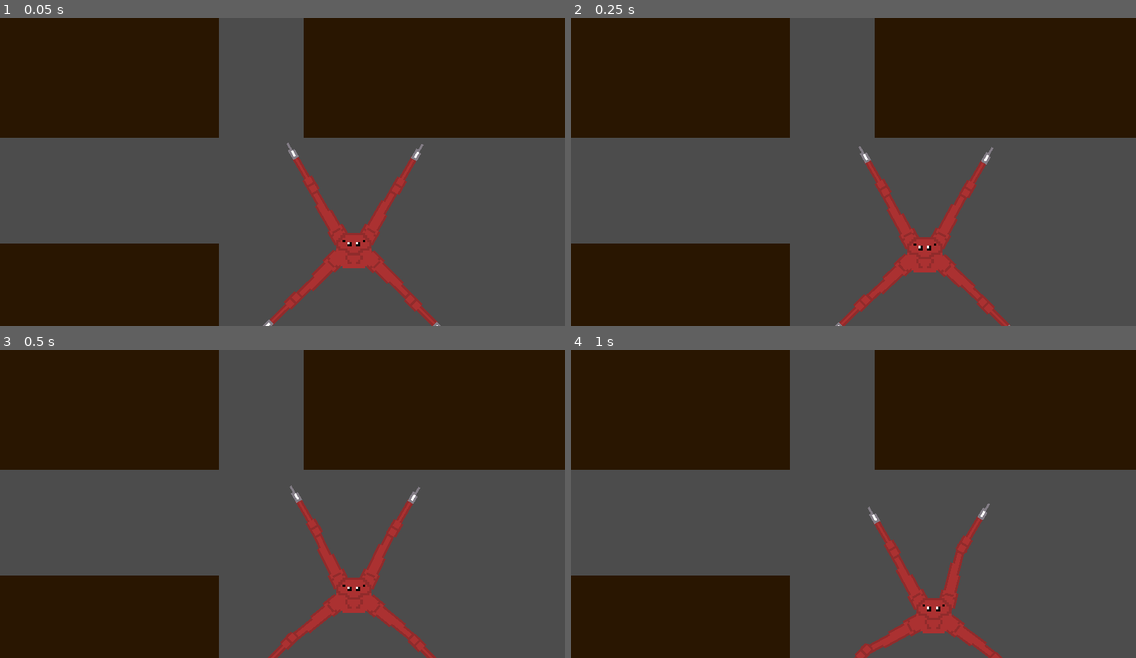
Above: before the commit, frames 1-4 (two rows, left to right).
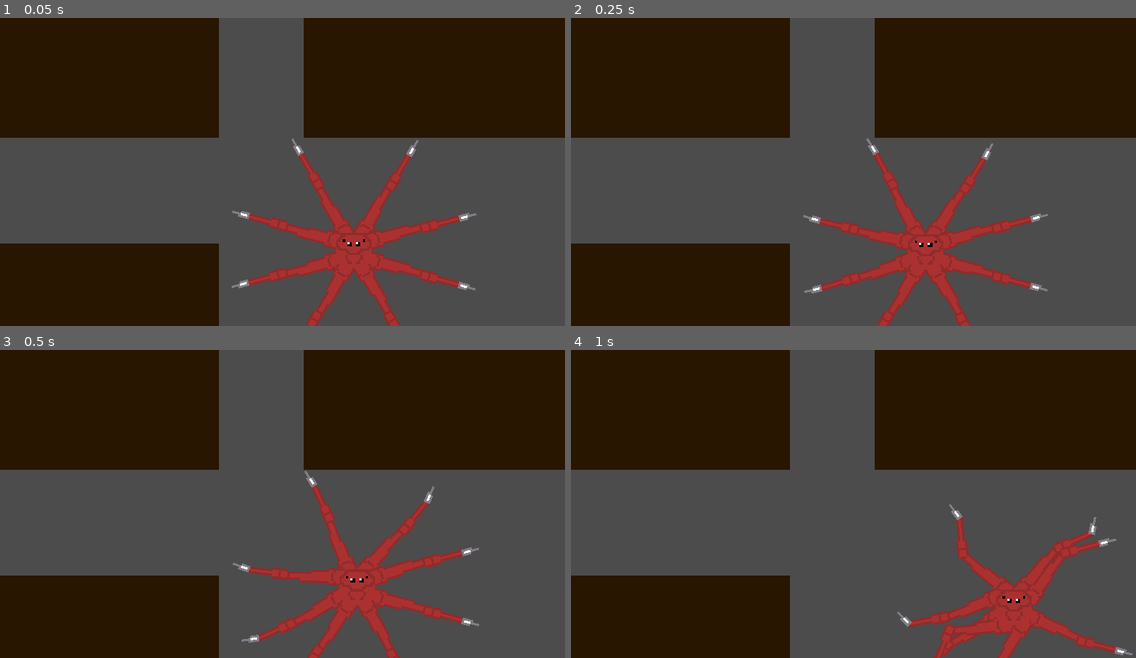
Above: after the commit, the same moments.

Repository: CyberSer0/Spiderbug
Game: Godot game, scene res://Scenes/Levels/Main.tscn
Same seed, same stepped clock (60 frames per second), same inputs: the game is played once before the commit and once after it.
Inputs:
- Up to frame 1 (0.05 s): no input
- Up to frame 2 (0.25 s): no input
- Up to frame 3 (0.5 s): no input
- Up to frame 4 (1 s): hold D (move_right) from 0.53 s (still down)

The runs differ from the first frame. In frame 1, 5.7% of the frame differs, in the area x 41-85%, y 39-100%; in frame 2, 5.9%; in frame 3, 6.0%; in frame 4, 6.7%, in the area x 50-100%, y 49-100%.

Commit message:
Movement adjusted, legs WIP

Diff:
--- a/Scenes/Entities/Player/Leg.gd
+++ b/Scenes/Entities/Player/Leg.gd
@@ -1,16 +1,33 @@
 extends Node2D
 
 onready var wallDetector = get_node("Grabber/WallDetector")
+onready var leg = get_node("Leg")
+onready var fleg = get_node("FLeg")
 onready var grabber = get_node("Grabber")
+onready var player = get_parent()
+
 var closestWall
 var direction = Vector2(0, 0)
+var latched_on = false
 
 func _physics_process(delta):
 	if closestWall != null:
-		direction = (closestWall.position - grabber.position).normalized()
-	grabber.apply_impulse(Vector2(35, 0), direction * 100)
+		direction = position.direction_to(closestWall.position)
+	if !latched_on:
+		grabber.set_applied_force(direction * 1000)
+
+func _on_WallDetector_body_entered(body):
+	if body.get_collision_layer() == 4:
+		closestWall = body
 
 
-func _on_WallDetector_body_entered(body):
-	if body.get_collision_layer() == 3:
-		closestWall = body
+func _on_Grabber_body_entered(body):
+	grabber.sleeping = true
+	grabber.mode = RigidBody2D.MODE_STATIC
+	latched_on = true
+
+
+func _on_Grabber_body_exited(body):
+	grabber.mode = RigidBody2D.MODE_RIGID
+	grabber.apply_central_impulse(Vector2.ONE)
+	latched_on = false
--- a/Scenes/Entities/Player/Leg.tscn
+++ b/Scenes/Entities/Player/Leg.tscn
@@ -29,14 +29,14 @@
 "speed": 5.0
 } ]
 
-[sub_resource type="CircleShape2D" id=7]
-radius = 243.01
+[sub_resource type="CircleShape2D" id=5]
+radius = 135.565
 
-[sub_resource type="CapsuleShape2D" id=5]
+[sub_resource type="CapsuleShape2D" id=6]
 radius = 8.72179
 height = 23.5291
 
-[sub_resource type="SpriteFrames" id=6]
+[sub_resource type="SpriteFrames" id=7]
 animations = [ {
 "frames": [ ExtResource( 2 ) ],
 "loop": true,
@@ -98,12 +98,12 @@
 collision_layer = 2
 collision_mask = 12
 gravity_scale = 0.5
-__meta__ = {
-"_edit_lock_": true
-}
+contacts_reported = 1
+contact_monitor = true
+
+[node name="Navigation2D" type="Navigation2D" parent="Grabber"]
 
 [node name="WallDetector" type="Area2D" parent="Grabber"]
-visible = false
 gravity_vec = Vector2( 0, 0 )
 gravity = 0.0
 collision_layer = 2
@@ -113,8 +113,8 @@
 }
 
 [node name="CollisionShape2D" type="CollisionShape2D" parent="Grabber/WallDetector"]
-position = Vector2( -0.0378876, 0.200012 )
-shape = SubResource( 7 )
+position = Vector2( 224.495, 3.61241 )
+shape = SubResource( 5 )
 __meta__ = {
 "_edit_lock_": true
 }
@@ -122,17 +122,14 @@
 [node name="CollisionShape2D" type="CollisionShape2D" parent="Grabber"]
 position = Vector2( 224.463, 3.56762 )
 rotation = 1.5708
-shape = SubResource( 5 )
+shape = SubResource( 6 )
 __meta__ = {
 "_edit_lock_": true
 }
 
 [node name="AnimatedSprite" type="AnimatedSprite" parent="Grabber"]
 position = Vector2( 224.76, 2.97302 )
-frames = SubResource( 6 )
-__meta__ = {
-"_edit_lock_": true
-}
+frames = SubResource( 7 )
 
 [node name="FLegPin" type="PinJoint2D" parent="."]
 position = Vector2( 126.627, 2.45579 )
@@ -151,4 +148,15 @@
 "_edit_lock_": true
 }
 
+[node name="DampedSpringJoint2D" type="DampedSpringJoint2D" parent="."]
+position = Vector2( 162.517, 2.45579 )
+rotation = -1.57079
+node_a = NodePath("../FLeg")
+node_b = NodePath("../Grabber")
+length = 62.0
+rest_length = 62.0
+stiffness = 64.0
+
+[connection signal="body_entered" from="Grabber" to="." method="_on_Grabber_body_entered"]
+[connection signal="body_exited" from="Grabber" to="." method="_on_Grabber_body_exited"]
 [connection signal="body_entered" from="Grabber/WallDetector" to="." method="_on_WallDetector_body_entered"]
--- a/Scenes/Entities/Player/Player.gd
+++ b/Scenes/Entities/Player/Player.gd
@@ -11,4 +11,4 @@
 
 func movement(delta):
 	direction = Vector2(Input.get_action_strength("move_right") - Input.get_action_strength("move_left"), Input.get_action_strength("move_down") - Input.get_action_strength("move_up")).normalized()
-	add_force(Vector2(0, 0), direction * speed * mass)
+	set_applied_force(direction * speed * mass * 500)
--- a/Scenes/Entities/Player/Player.tscn
+++ b/Scenes/Entities/Player/Player.tscn
@@ -21,62 +21,103 @@
 } ]
 
 [node name="Player" type="RigidBody2D"]
+position = Vector2( -0.840881, 0.840912 )
 collision_mask = 12
 mode = 2
-mass = 6.97
 physics_material_override = SubResource( 1 )
-gravity_scale = 10.0
+gravity_scale = 3.0
 contact_monitor = true
 linear_damp = 10.774
+applied_force = Vector2( 100, 0 )
 script = ExtResource( 8 )
 
-[node name="Leg1" parent="." instance=ExtResource( 1 )]
-position = Vector2( 30.919, -31.2594 )
+[node name="Legs" type="Node2D" parent="."]
+
+[node name="Leg1" parent="Legs" instance=ExtResource( 1 )]
+position = Vector2( 19.5593, -40 )
 rotation = -1.0472
 
-[node name="Leg2" parent="." instance=ExtResource( 1 )]
-position = Vector2( 40, 20 )
-rotation = 0.785397
+[node name="Leg2" parent="Legs" instance=ExtResource( 1 )]
+position = Vector2( 40, -22.5 )
+rotation = -0.261799
 
-[node name="Leg3" parent="." instance=ExtResource( 1 )]
-position = Vector2( -31.1182, -31.2991 )
+[node name="Leg3" parent="Legs" instance=ExtResource( 1 )]
+position = Vector2( 40, 21.9964 )
+rotation = 0.261799
+
+[node name="Leg4" parent="Legs" instance=ExtResource( 1 )]
+position = Vector2( 19.6839, 40.0447 )
+rotation = 1.0472
+
+[node name="Leg5" parent="Legs" instance=ExtResource( 1 )]
+position = Vector2( -19.6936, -39.9985 )
 rotation = -2.09439
 
-[node name="Leg4" parent="." instance=ExtResource( 1 )]
-position = Vector2( -40, 18.7099 )
-rotation = -3.92699
+[node name="Leg6" parent="Legs" instance=ExtResource( 1 )]
+position = Vector2( -39.9839, -22.5846 )
+rotation = -2.87979
+
+[node name="Leg7" parent="Legs" instance=ExtResource( 1 )]
+position = Vector2( -40, 22.0107 )
+rotation = 2.8798
+
+[node name="Leg8" parent="Legs" instance=ExtResource( 1 )]
+position = Vector2( -19.5738, 40 )
+rotation = 2.0944
 
 [node name="MainBodyCollisionShape" type="CollisionShape2D" parent="."]
-shape = SubResource( 6 )
+shape = SubResource( 2 )
 
 [node name="AnimatedSprite" type="AnimatedSprite" parent="."]
-frames = SubResource( 7 )
+frames = SubResource( 3 )
 
-[node name="PinLeg1" type="PinJoint2D" parent="."]
-position = Vector2( 31.0436, -31.2594 )
-rotation = 0.261799
-node_a = NodePath("..")
-node_b = NodePath("../Leg1/Leg")
+[node name="Pins" type="Node2D" parent="."]
 
-[node name="PinLeg2" type="PinJoint2D" parent="."]
-position = Vector2( 40, 20 )
-rotation = 0.785397
-node_a = NodePath("..")
-node_b = NodePath("../Leg2/Leg")
+[node name="PinLeg1" type="PinJoint2D" parent="Pins"]
+position = Vector2( 19.6839, -40 )
+node_a = NodePath("../..")
+node_b = NodePath("../../Legs/Leg1/Leg")
 
-[node name="PinLeg3" type="PinJoint2D" parent="."]
-position = Vector2( -31.149, -31.3006 )
-rotation = -0.261799
-node_a = NodePath("..")
-node_b = NodePath("../Leg3/Leg")
+[node name="PinLeg2" type="PinJoint2D" parent="Pins"]
+position = Vector2( 40, -22.5 )
+node_a = NodePath("../..")
+node_b = NodePath("../../Legs/Leg2/Leg")
 
-[node name="PinLeg4" type="PinJoint2D" parent="."]
-position = Vector2( -40.0161, 18.7099 )
-rotation = -0.785397
-node_a = NodePath("..")
-node_b = NodePath("../Leg4/Leg")
+[node name="PinLeg3" type="PinJoint2D" parent="Pins"]
+position = Vector2( 40, 21.9964 )
+node_a = NodePath("../..")
+node_b = NodePath("../../Legs/Leg3/Leg")
 
-[editable path="Leg1"]
-[editable path="Leg2"]
-[editable path="Leg3"]
-[editable path="Leg4"]
+[node name="PinLeg4" type="PinJoint2D" parent="Pins"]
+position = Vector2( 19.6839, 40.0447 )
+node_a = NodePath("../..")
+node_b = NodePath("../../Legs/Leg4/Leg")
+
+[node name="PinLeg5" type="PinJoint2D" parent="Pins"]
+position = Vector2( -19.7244, -40 )
+node_a = NodePath("../..")
+node_b = NodePath("../../Legs/Leg5/Leg")
+
+[node name="PinLeg6" type="PinJoint2D" parent="Pins"]
+position = Vector2( -40, -22.5846 )
+node_a = NodePath("../..")
+node_b = NodePath("../../Legs/Leg6/Leg")
+
+[node name="PinLeg7" type="PinJoint2D" parent="Pins"]
+position = Vector2( -40.0346, 21.9964 )
+node_a = NodePath("../..")
+node_b = NodePath("../../Legs/Leg7/Leg")
+
+[node name="PinLeg8" type="PinJoint2D" parent="Pins"]
+position = Vector2( -19.6051, 40.0447 )
+node_a = NodePath("../..")
+node_b = NodePath("../../Legs/Leg8/Leg")
+
+[editable path="Legs/Leg1"]
+[editable path="Legs/Leg2"]
+[editable path="Legs/Leg3"]
+[editable path="Legs/Leg4"]
+[editable path="Legs/Leg5"]
+[editable path="Legs/Leg6"]
+[editable path="Legs/Leg7"]
+[editable path="Legs/Leg8"]
--- a/Scenes/Levels/Main.tscn
+++ b/Scenes/Levels/Main.tscn
@@ -32,9 +32,11 @@
 margin_top = -136.0
 margin_right = 248.0
 margin_bottom = 136.0
+rect_pivot_offset = Vector2( 248, 136 )
 color = Color( 0.164706, 0.0901961, 0.00784314, 1 )
 __meta__ = {
-"_edit_lock_": true
+"_edit_lock_": true,
+"_edit_use_anchors_": false
 }
 
 [node name="Wall2" type="StaticBody2D" parent="."]
Not shown: 1 places in Scenes/Entities/Player/Player.tscn that only renumber resources
Not shown, added: .gitignore
